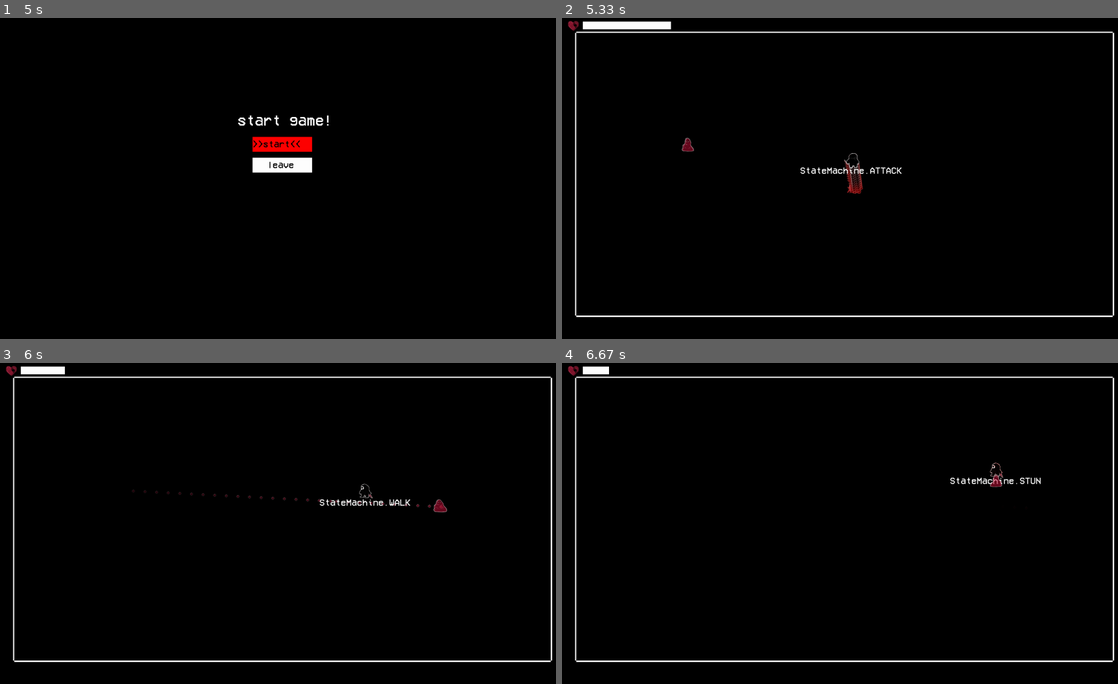
Above: before the commit, frames 1-4 (two rows, left to right).
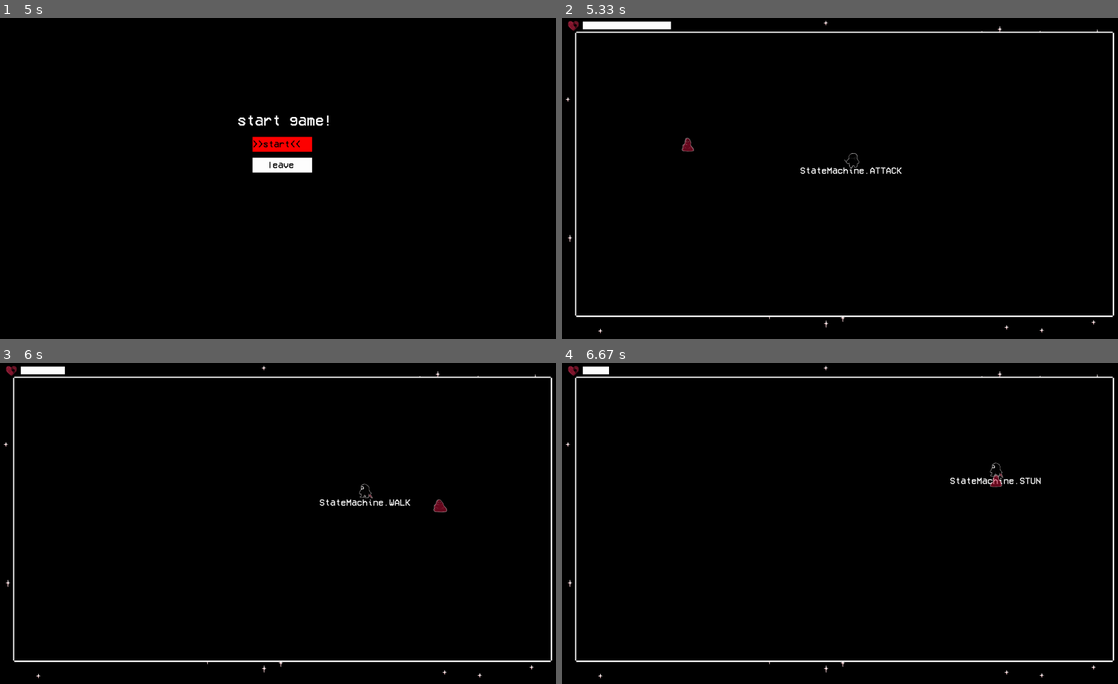
Above: after the commit, the same moments.

Repository: myatnyi/pygame-project
Game: pygame game, started from main.py
The game is run twice, just before and just after one commit, with the same random seed, the same clock (stepped at 60 frames per second) and the same inputs.
Inputs (mouse positions are in pixels of both pictures, inside the frame that each line leads up to):
- Up to frame 1 (5 s): hold Right 0.33-0.8 s; hold Up 0.83-1.13 s; hold Right 1.17-1.63 s; hold Left 1.67-2.2 s; hold Down 2.23-2.53 s; hold Left 2.57-2.97 s; hold Up 3-3.37 s; hold Right 3.4-4.03 s; hold Down 4.07-4.43 s; hold Left 4.47-4.93 s
- Up to frame 2 (5.33 s): click "start" at 5.02 s; hold Right from 5.3 s (still down)
- Up to frame 3 (6 s): move the mouse to (133, 404) at 5.33 s; release Right at 5.77 s; hold Up from 5.8 s (still down)
- Up to frame 4 (6.67 s): release Up at 6.1 s; hold Right 6.13-6.6 s; hold Left from 6.63 s (still down)

Frame 1 is identical in both runs. In frame 2, 0.3% of the frame differs, in the area x 0-97%, y 0-99%; in frame 3, 0.2%; in frame 4, less than 0.1%.

Commit message:
фон со звездочками

Diff:
--- a/main.py
+++ b/main.py
@@ -15,16 +15,29 @@
 clock = pygame.time.Clock()
 DEBUG = True
 
+class Star(Object):
+    def __init__(self, screen, prev_img, x, y, all_sprites):
+        super().__init__(screen, prev_img, x, y, all_sprites)
+        self.img = self.load_image(prev_img)
+        self.cur_frame = random.randrange(0, 3)
+        self.count_frames = 0
+        self.frames = self.cut_sheet(self.img, 2, 2)
+        self.image = self.frames[self.cur_frame]
+        self.rect = self.rect.move(x, y)
+
+    def update(self):
+        self.change_frame(self.frames, 0.1)
+        self.count_frames += 1
 
 class Background():
     def __init__(self):
         super().__init__()
         self.stars = []
-        for i in range(50):
-            self.stars.append((random.randrange(20, 1100), random.randrange(20, 1920)))
+        for i in range(300):
+            self.stars.append((random.randrange(0, 1800), random.randrange(0, 1920)))
         self.stars_group = pygame.sprite.Group()
         for i in range(len(self.stars)):
-            star = Object(screen, 'star.png', self.stars[i][0], self.stars[i][1], self.stars_group)
+            star = Star(screen, 'star.png', self.stars[i][0], self.stars[i][1], self.stars_group)
     def update(self):
         self.stars_group.update()
         self.stars_group.draw(screen)
@@ -134,6 +147,7 @@
     bleb = Bleb(screen, 'bleb.png', 400, 400, all_sprites, player, obstacle_level=level.read_file()[1])
     enemies.add(bleb)
     player.get_inter_objs(enemies)
+    bg = Background()
 
     while True:
         for event in pygame.event.get():
@@ -142,10 +156,10 @@
                 start_screen()
 
         screen.fill('black')
-        level.draw_border(level.read_file()[0])
         all_sprites.update()
         Heart(player, 20, 7)
-        Background()
+        bg.update()
+        level.draw_border(level.read_file()[0])
 
         if STATE != MenuSM.START:
             return
